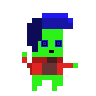
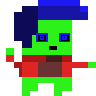
The second 96 × 96 image is a revision of the first. Changes to its layers:
painted on "Ebene 1" over box(6, 0, 96, 96)
removed layer "Hintergrund" over box(6, 0, 96, 96)
